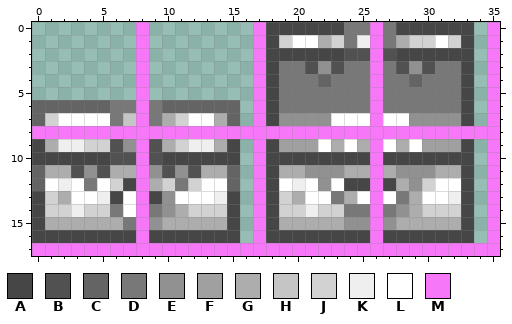
One commit to this pixel-art sprite: Tiles/MusicBox/NowStopAskingWhereBox.png. This is how it looked before the edit.
The file is 72x36 pixels, drawn in blocks of 2x2; one block is one cell here. Colours within 5 levels of each other are drawn and written as one.
Palette (. is transparent): A #464646  B #515151  C #646464  D #787878  E #919191  F #a0a0a0  G #adadad  H #c5c5c5  J #d2d2d2  K #efefef  L #ffffff  M #f777f9
Pixels before, first column x 0:
 0 ........M........MAAAAAADDMDAAAAAA.M
 1 ........M........MAJLLGJDKMDGJJLJA.M
 2 ........M........MAAAAAABBMBAAAAAA.M
 3 ........M........MADDBEBDDMDBEBDDA.M
 4 ........M........MADDDCDDDMDDCDDDA.M
 5 ........M........MADDDDDDDMDDDDDDA.M
 6 CCCCCCDDMDCCCCCC.MADDDDDDDMDDDDDDA.M
 7 CJLLLLDHMDGJLLGC.MAEEEELLLMLLEEEEA.M
 8 MMMMMMMMMMMMMMMMMMMMMMMMMMMMMMMMMMMM
 9 AGKKJJBEMBGJKKGA.MAFFFLGLGMLGLFFFA.M
10 AAAAAABBMBAAAAAA.MAAAAAAAAMAAAAAAA.M
11 CGGBEBGGMEBEBGGC.MAGGEEEGGMGEEEGGA.M
12 CLKLDLJAMGJDJLLC.MALKLELAAMAGEJLLA.M
13 AJGLLKALMAELLLKA.MAJGLLDGLMLDGLLKA.M
14 AJJKJJDLMDEGJJJA.MAJJKJJDDMDEGJJJA.M
15 AGGGGGGDMEGGGGGA.MAGGGGGEEMEGGGGGA.M
16 AAAAAAAAMAAAAAAA.MAAAAAAAAMAAAAAAA.M
17 MMMMMMMMMMMMMMMMMMMMMMMMMMMMMMMMMMMM
The result:
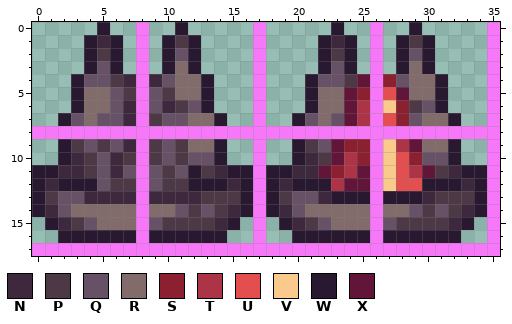
Colours new in this view: N #3d283d  P #4d3946  Q #665166  R #826b6b  S #8a2030  T #ad3446  U #e34f4f  V #faca8c  W #281830  X #611639
Changes in this commit:
Changed rows in their new state; - is an unchanged pixel.
first column x 0:
 0 -----W-----W------.....W..-..W....-
 1 ----WNW---WPW-----....WNW.-.WPW...-
 2 ----WPW---WQW-----....WPW.-.WQW...-
 3 ----WQW---WRW-----....WQW.-.WRW...-
 4 ---WQQPN-NQRRW----...WQQPX-SQRRW..-
 5 ---WRRQP-QPRRW----...WRRXS-UXRRW..-
 6 ...WRRQN-QNPQW..--...WRRXT-VSPQW..-
 7 ..WQRQQN-PQQRRW.--..WQRQXT-USQRRW.-
 9 ..WPQPQN-PQPRRW.--..WPQXSS-VTXRRW.-
10 ..WNPQNP-PQPQQW.--..WNPXTS-VUSQQW.-
11 WWNNPQNQ-QPQWPNWW-WWNNXSTX-VUTXPNWW
12 WNWWWQPP-QPPWWWNW-WNWWWTXX-VUUWWWNW
13 WPQQNNNN-NNNNPPPW-WPQQNWWW-WWWNPPPW
14 WNQRRRRR-RRQPQPNW-WNQRRRRR-RRQPQPNW
15 .WNPQRRR-QPPPPNW--.WNPQRRR-QPPPPNW-
16 ..WWWWWW-WWWWWW.--..WWWWWW-WWWWWW.-
Changed places in both pictures, as pixel boxes (x1, y1, x2, y2):
changed: (32, 22, 487, 243)
